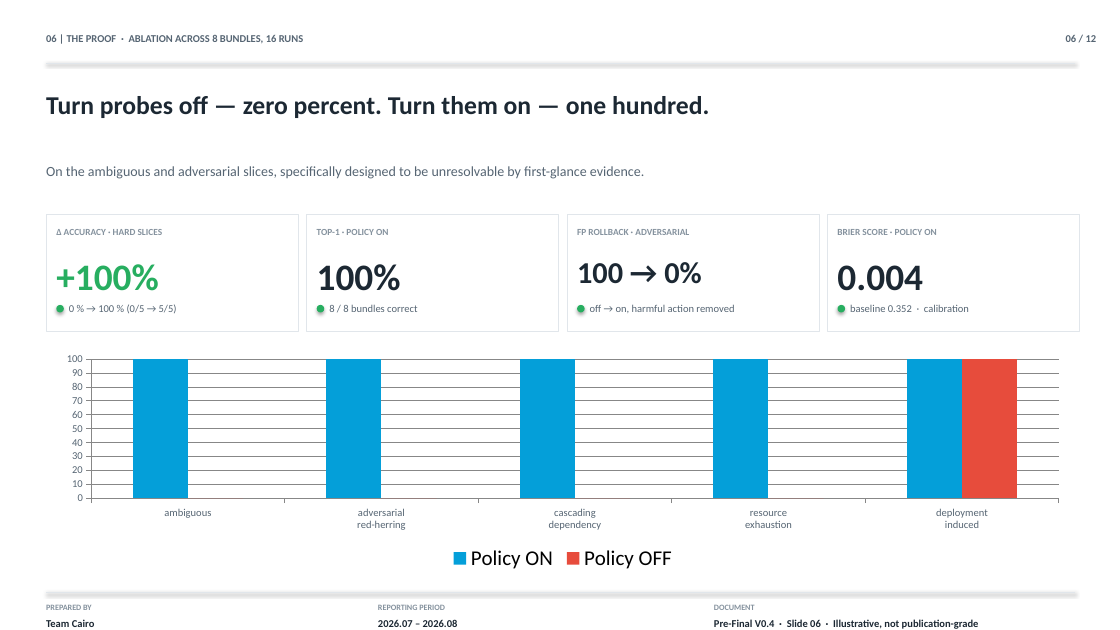
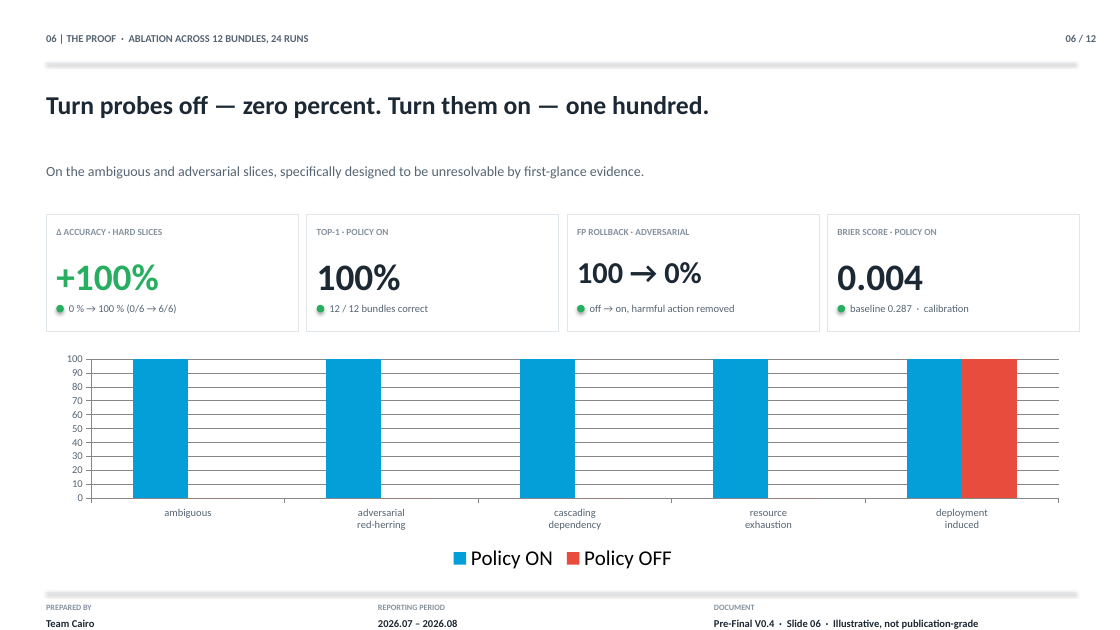
Before and after one commit to S2800-0/Incident-commander, a slide deck: slide 6 of demo/Incident_Commander_Presentation.pptx. Drawn at 1120x630 pixels with LibreOffice and Linux fonts; fonts in the diff are those of the drawing. Boxes give left, top, right and bottom in pixels: in the first picture for what was removed or moved away, otherwise in the second. Text is boxed around its words. In the diff, an @@ line names an element or a change of style, - is before the commit and + after.

```diff
--- a/demo/Incident_Commander_Presentation.pptx
+++ b/demo/Incident_Commander_Presentation.pptx
@@ text at [46,35,308,43]: text changed @@
-06 | THE PROOF · ABLATION ACROSS 8 BUNDLES, 16 RUNS
+06 | THE PROOF · ABLATION ACROSS 12 BUNDLES, 24 RUNS
@@ text at [69,304,177,313]: text changed @@
-0 % → 100 % (0/5 → 5/5)
+0 % → 100 % (0/6 → 6/6)
@@ text at [329,304,428,312]: text changed @@
-8 / 8 bundles correct
+12 / 12 bundles correct
@@ text at [850,304,969,312]: text changed @@
-baseline 0.352 · calibration
+baseline 0.287 · calibration
```
Also in this commit, not shown: 3 other slides changed.
